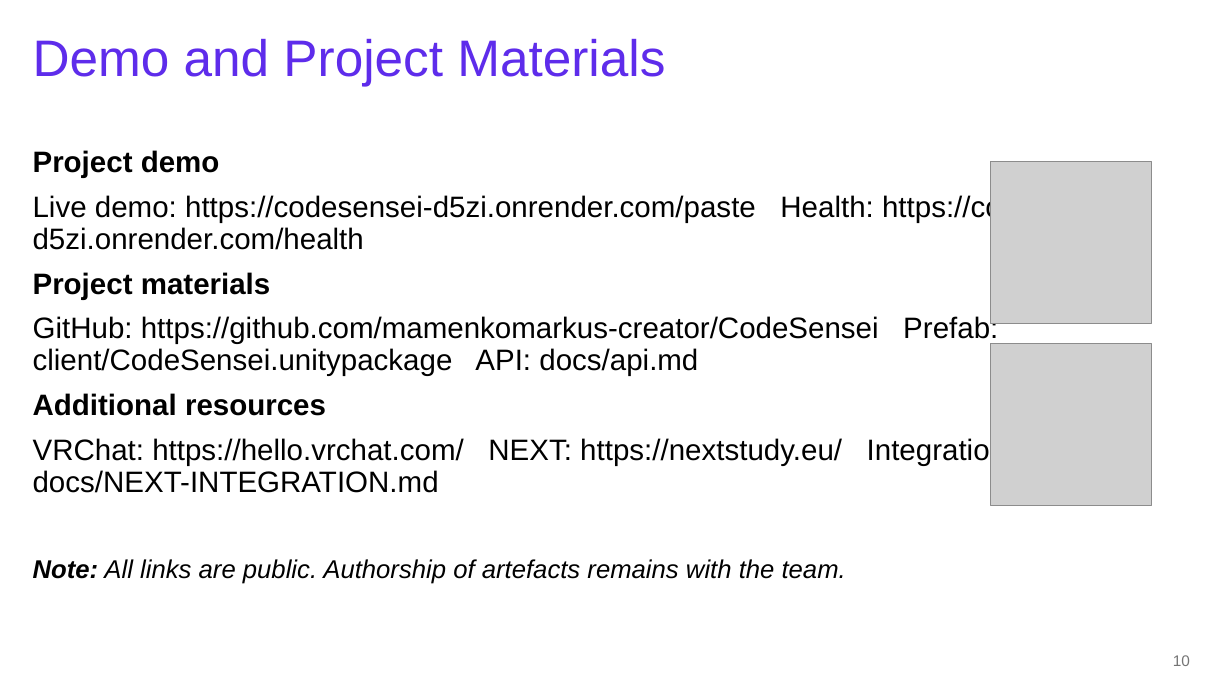
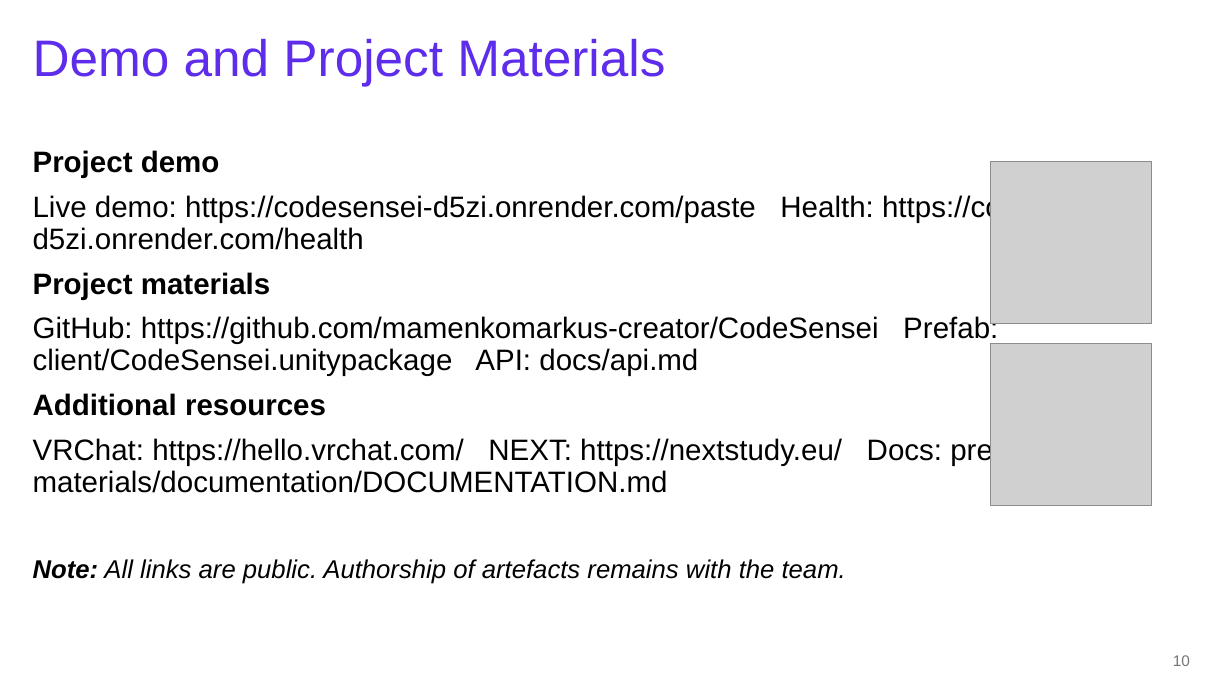
Before and after one commit to mamenkomarkus-creator/CodeSensei, a slide deck: slide 10 of presentation-materials/CodeSensei-NEXT-presentation.pptx. Drawn at 1232x693 pixels with LibreOffice and Linux fonts; fonts in the diff are those of the drawing; grey boxes stand for pictures; background and template pictures are left out. Boxes give left, top, right and bottom in pixels: in the first picture for what was removed or moved away, otherwise in the second. Text is boxed around its words. In the diff, an @@ line names an element or a change of style, - is before the commit and + after.

```diff
--- a/presentation-materials/CodeSensei-NEXT-presentation.pptx
+++ b/presentation-materials/CodeSensei-NEXT-presentation.pptx
@@ text at (33, 437, 1122, 493): text changed @@
-VRChat: https://hello.vrchat.com/ NEXT: https://nextstudy.eu/ Integration notes: docs/NEXT-INTEGRATION.md
+VRChat: https://hello.vrchat.com/ NEXT: https://nextstudy.eu/ Docs: presentation-materials/documentation/DOCUMENTATION.md
```
Also in this commit, not shown: 5 other slides changed, 13 other files.
